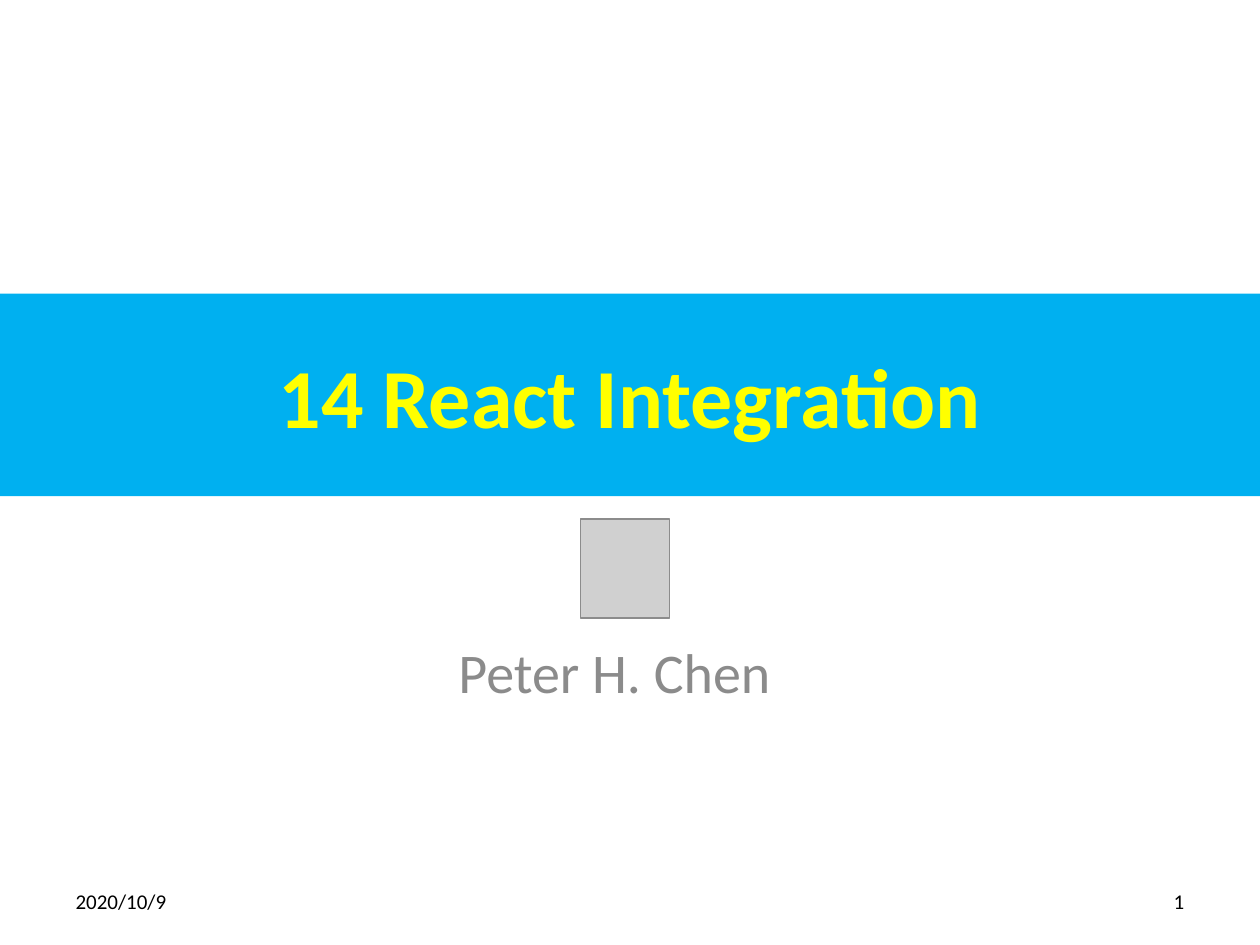
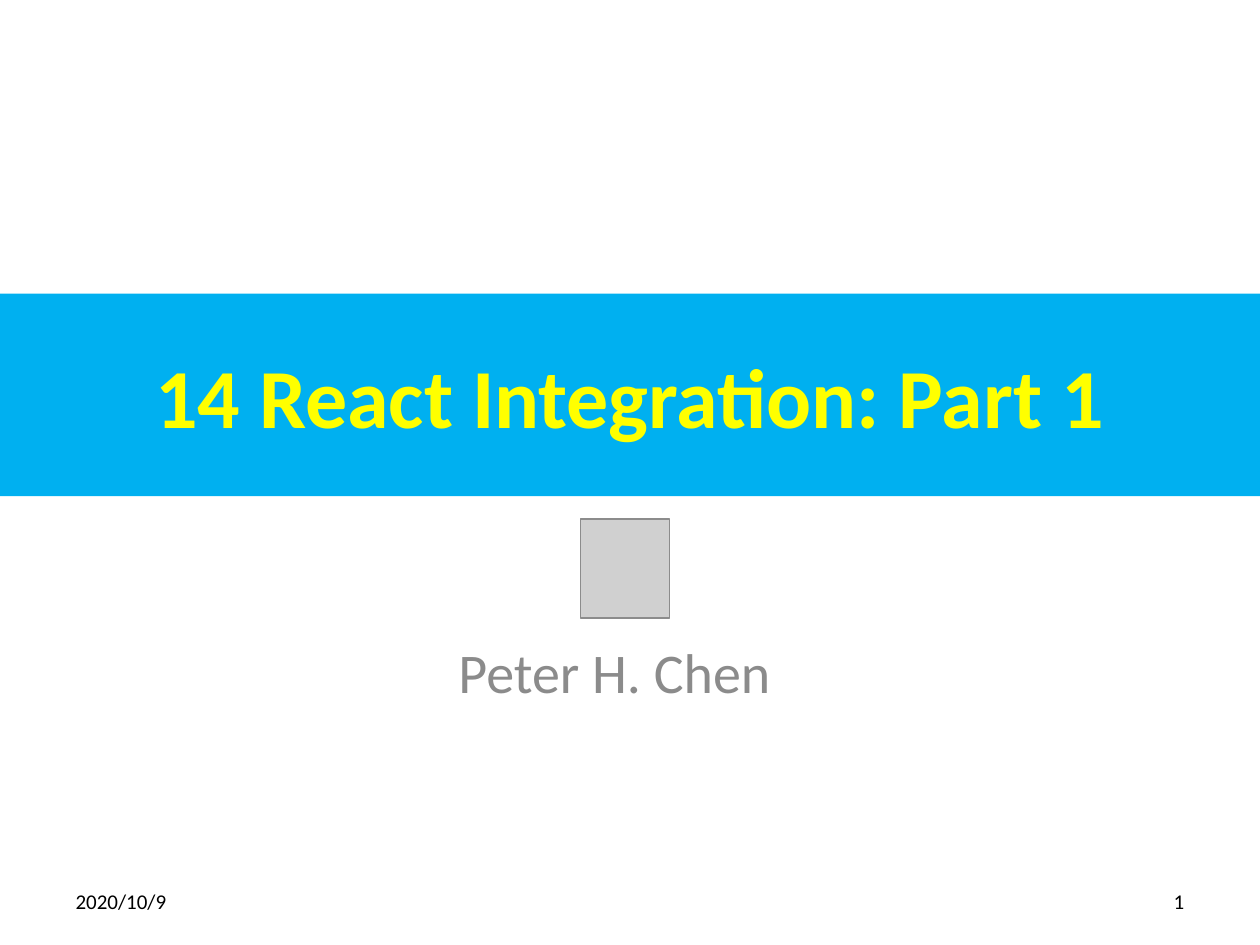
Before and after one commit to peterhchen/700_GraphQL, a slide deck: slide 1 of 14_ReactServerApp01.pptx. Drawn at 1260x945 pixels with LibreOffice and Linux fonts; fonts in the diff are those of the drawing; grey boxes stand for pictures. Boxes give left, top, right and bottom in pixels: in the first picture for what was removed or moved away, otherwise in the second. Text is boxed around its words. In the diff, an @@ line names an element or a change of style, - is before the commit and + after.

```diff
--- a/14_ReactServerApp01.pptx
+++ b/14_ReactServerApp01.pptx
@@ title at [155, 369, 1103, 443]: text changed @@
-14 React Integration
+14 React Integration: Part 1
```
Also in this commit, not shown: 1 other slide changed, 1 other file.
